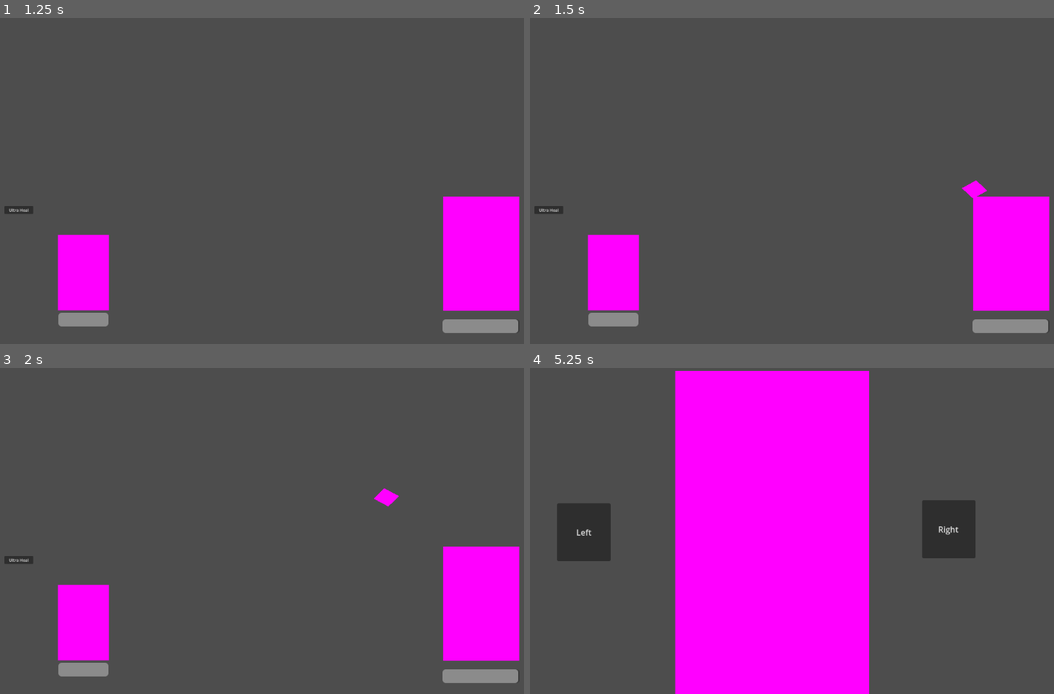
Above: before the commit, frames 1-4 (two rows, left to right).
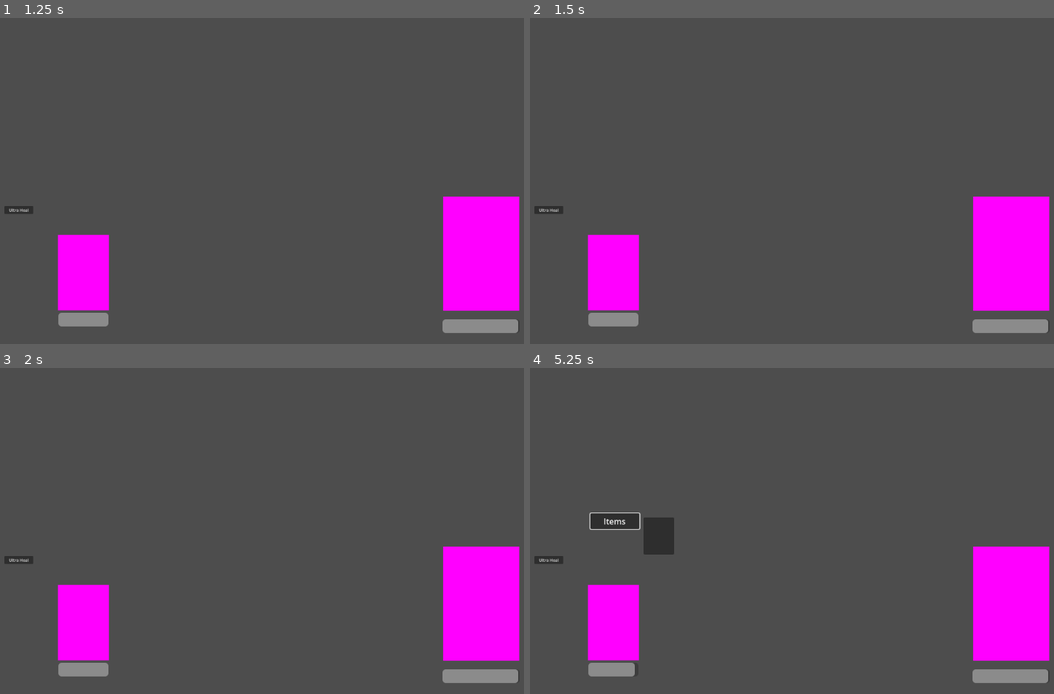
Above: after the commit, the same moments.

Repository: WolfMongress/from_the_shadows_ps_gamejam
Game: Godot game, scene res://battle_scene.tscn
Two runs of this game, one before a commit and one after it. Both use one fixed random seed, a clock stepped at 60 frames per second and the inputs below. Before the commit the project has no main scene; this scene is started directly in both runs.
Inputs (mouse positions are in pixels of both pictures, inside the frame that each line leads up to):
- Up to frame 1 (1.25 s): click "Attack" at 0.5 s
- Up to frame 2 (1.5 s): click "Ultra Heal" at 1.25 s
- Up to frame 3 (2 s): no input
- Up to frame 4 (5.25 s): click "Ultra Heal" at 2 s; click "Ultra Heal" at 2.75 s; click (613, 537) at 3.5 s, where only the run after the commit has a clickable "Items"; click (613, 557) at 4.25 s, where only the run before the commit has a clickable "Alchemy"; click (661, 557) at 5 s, where only the run before the commit has a clickable "Alchemia"

Frame 1 is identical in both runs. In frame 2, 0.1% of the frame differs, in the area x 82-88%, y 49-56%; in frame 3, 0.1%; in frame 4, 50%, in the area x 0-100%, y 0-100%.

Commit message:
base code for phase 2 attacks

Diff:
--- a/Global.gd
+++ b/Global.gd
@@ -11,7 +11,10 @@
 var player_turn = true
 
 var boss_turn = false
-var boss_phase_1 = true
+var boss_phase_1 = false
+var boss_phase_2 = true
+
+var phase2_which_attack : int
 
 var boss_weakened
 var boss_ultra_weakened
--- a/battle_scene.tscn
+++ b/battle_scene.tscn
@@ -20,8 +20,28 @@
 [node name="battle_scene" type="Node2D"]
 script = ExtResource("1_ohibv")
 
-[node name="Timer" type="Timer" parent="."]
+[node name="Phase 1 Timer" type="Timer" parent="."]
 wait_time = 2.8
+one_shot = true
+
+[node name="Phase 2 Timer 1" type="Timer" parent="."]
+wait_time = 2.1
+one_shot = true
+
+[node name="Phase 2 Timer 2" type="Timer" parent="."]
+wait_time = 2.1
+one_shot = true
+
+[node name="Phase 2 Timer 2 delay" type="Timer" parent="."]
+wait_time = 5.0
+one_shot = true
+
+[node name="Phase 2 Timer 3" type="Timer" parent="."]
+wait_time = 1.5
+one_shot = true
+
+[node name="Phase 2 Timer 3 delay" type="Timer" parent="."]
+wait_time = 3.0
 one_shot = true
 
 [node name="boss" parent="." instance=ExtResource("1_gyqp6")]
@@ -34,9 +54,14 @@
 [node name="partner" parent="." instance=ExtResource("4_85tkj")]
 position = Vector2(135, 554)
 
-[node name="Enemy Projectile" type="Node2D" parent="." node_paths=PackedStringArray("phase1_timer")]
+[node name="Enemy Projectile" type="Node2D" parent="." node_paths=PackedStringArray("phase1_timer", "phase2_1_timer", "phase2_2_1_timer", "phase2_2_2_timer", "phase2_3_1_timer", "phase2_3_2_timer")]
 script = ExtResource("5_3ucay")
-phase1_timer = NodePath("../Timer")
+phase1_timer = NodePath("../Phase 1 Timer")
+phase2_1_timer = NodePath("../Phase 2 Timer 1")
+phase2_2_1_timer = NodePath("../Phase 2 Timer 2")
+phase2_2_2_timer = NodePath("../Phase 2 Timer 2 delay")
+phase2_3_1_timer = NodePath("../Phase 2 Timer 3")
+phase2_3_2_timer = NodePath("../Phase 2 Timer 3 delay")
 metadata/_edit_group_ = true
 
 [node name="Path2D" type="Path2D" parent="Enemy Projectile"]
@@ -59,8 +84,16 @@
 [node name="CollisionShape2D" type="CollisionShape2D" parent="Enemy Projectile/Path2D/PathFollow2D/StaticBody2D"]
 shape = SubResource("CircleShape2D_cg8r8")
 
-[connection signal="timeout" from="Timer" to="Alchemia" method="_on_timer_timeout"]
-[connection signal="timeout" from="Timer" to="Enemy Projectile" method="_on_timer_timeout"]
+[connection signal="timeout" from="Phase 1 Timer" to="Alchemia" method="_on_timer_timeout"]
+[connection signal="timeout" from="Phase 1 Timer" to="Enemy Projectile" method="_on_timer_timeout"]
+[connection signal="timeout" from="Phase 2 Timer 1" to="Alchemia" method="_on_phase_2_timer_1_timeout"]
+[connection signal="timeout" from="Phase 2 Timer 1" to="Enemy Projectile" method="_on_phase_2_timer_1_timeout"]
+[connection signal="timeout" from="Phase 2 Timer 2" to="Alchemia" method="_on_phase_2_timer_2_timeout"]
+[connection signal="timeout" from="Phase 2 Timer 2" to="Enemy Projectile" method="_on_phase_2_timer_2_timeout"]
+[connection signal="timeout" from="Phase 2 Timer 2 delay" to="Enemy Projectile" method="_on_phase_2_timer_2_delay_timeout"]
+[connection signal="timeout" from="Phase 2 Timer 3" to="Alchemia" method="_on_phase_2_timer_3_timeout"]
+[connection signal="timeout" from="Phase 2 Timer 3" to="Enemy Projectile" method="_on_phase_2_timer_3_timeout"]
+[connection signal="timeout" from="Phase 2 Timer 3 delay" to="Enemy Projectile" method="_on_phase_2_timer_3_delay_timeout"]
 [connection signal="player_turn" from="boss" to="Alchemia" method="_on_placeholderboss_player_turn"]
 [connection signal="attacking_regular" from="Alchemia" to="boss" method="_on_alchemia_attacking_regular"]
 [connection signal="bear_bear" from="Alchemia" to="partner" method="_on_alchemia_bear_bear"]
--- a/enemy_projectile.gd
+++ b/enemy_projectile.gd
@@ -5,7 +5,22 @@
 @export var speed = 200
 
 @export var phase1_timer : Timer
+
+#phase 2 fast single bottle
+@export var phase2_1_timer : Timer
+#phase 2 multi bottle
+@export var phase2_2_1_timer : Timer
+#phase 2 multi bottle 5s delays
+@export var phase2_2_2_timer : Timer
+#phase 2 dash
+@export var phase2_3_1_timer : Timer
+#phase 2 dash wind up
+@export var phase2_3_2_timer : Timer
+
 var projectile_out = false
+var rng = RandomNumberGenerator.new()
+
+var bottle_counter = 3
 
 func _ready():
 	$Path2D/PathFollow2D.progress_ratio
@@ -15,12 +30,60 @@
 	if Global.boss_turn != false:
 		path_follow.progress += speed * delta
 		if not projectile_out:
-			show()
-			phase1_timer.start()
-			projectile_out = true
+			if Global.boss_phase_1:
+				show()
+				phase1_timer.start()
+				projectile_out = true
+			elif Global.boss_phase_2:
+				var which_attack = rng.randi_range(0,2)
+				Global.phase2_which_attack = which_attack
+				match which_attack:
+					0:
+						projectile_out = true
+						print("a1")
+						phase2_1_timer.start()
+					1:
+						projectile_out = true
+						print("a2")
+						phase2_2_1_timer.start()
+					2:
+						projectile_out = true
+						print("a3")
+						phase2_3_2_timer.start()
+				#phase2_timer.start()
 
 func _on_timer_timeout():
 	Global.boss_turn = false
 	Global.player_turn = true
+	projectile_out = false
 	self.hide()
 	$Path2D/PathFollow2D.progress_ratio = 0
+
+
+func _on_phase_2_timer_1_timeout():
+	Global.boss_turn = false
+	Global.player_turn = true
+	projectile_out = false
+
+func _on_phase_2_timer_2_delay_timeout():
+	phase2_2_1_timer.start()
+
+
+func _on_phase_2_timer_3_delay_timeout():
+	phase2_3_1_timer.start()
+
+
+func _on_phase_2_timer_2_timeout():
+	bottle_counter -= 1
+	if bottle_counter == 0:
+		projectile_out = false
+		Global.boss_turn = false
+		Global.player_turn = true
+	else:
+		phase2_2_1_timer.start()
+
+
+func _on_phase_2_timer_3_timeout():
+	Global.boss_turn = false
+	Global.player_turn = true
+	projectile_out = false
--- a/placeholderboss.gd
+++ b/placeholderboss.gd
@@ -9,3 +9,10 @@
 	boss_health = Global.boss_health
 	boss_health_bar.emit(boss_health)
 	player_turn.emit()
+	if boss_health <= 0:
+		Global.boss_phase_1 = false
+		Global.boss_phase_2 = true
+		Global.boss_health = 1000
+		boss_health = Global.boss_health
+		boss_health_bar.emit(boss_health)
+		player_turn.emit()
--- a/player.gd
+++ b/player.gd
@@ -87,6 +87,7 @@
 				Global.player_health = (Global.player_health - 13)
 			if Global.player_shield == true:
 				Global.player_health = (Global.player_health - 10)
+
 		elif Global.boss_ultra_weakened:
 			if Input.is_action_pressed("block"):
 				Global.player_health = (Global.player_health - 10)
@@ -94,16 +95,38 @@
 				Global.player_health = (Global.player_health - 9)
 			else:
 				Global.player_health = (Global.player_health - 12)
+
 		elif Global.player_shield:
 			Global.player_health = (Global.player_health - 12)
+
 		elif Global.player_ultra_shield:
 			if Global.boss_weakened:
 				Global.player_health = (Global.player_health - 9)
 			else:
 				Global.player_health = (Global.player_health - 10)
+
 		else:
 			if Input.is_action_pressed("block"):
 				Global.player_health = (Global.player_health - 13)
 			else:
 				Global.player_health = (Global.player_health - 15)
 		print(Global.player_health)
+
+	#elif Global.boss_phase_2:
+		#match Global.phase2_which_attack:
+			#0:
+				#Global.player_health -= 15
+			#1:
+				#Global.player_health -= 15
+			#2:
+				#Global.player_health -= 30
+
+
+func _on_phase_2_timer_1_timeout():
+	Global.player_health -= 15
+
+func _on_phase_2_timer_2_timeout():
+	Global.player_health -= 15
+
+func _on_phase_2_timer_3_timeout():
+	Global.player_health -= 30
--- a/project.godot
+++ b/project.godot
@@ -11,6 +11,7 @@
 [application]
 
 config/name="from_the_shadows"
+run/main_scene="res://battle_scene.tscn"
 config/features=PackedStringArray("4.2", "GL Compatibility")
 
 [autoload]
